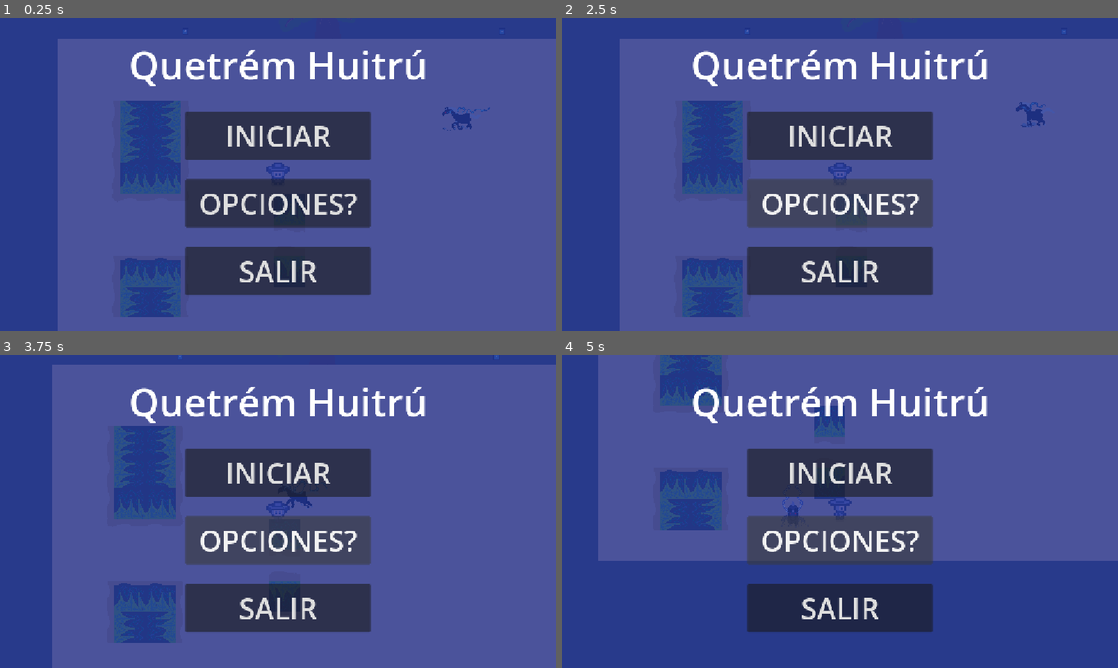
Above: before the commit, frames 1-4 (two rows, left to right).
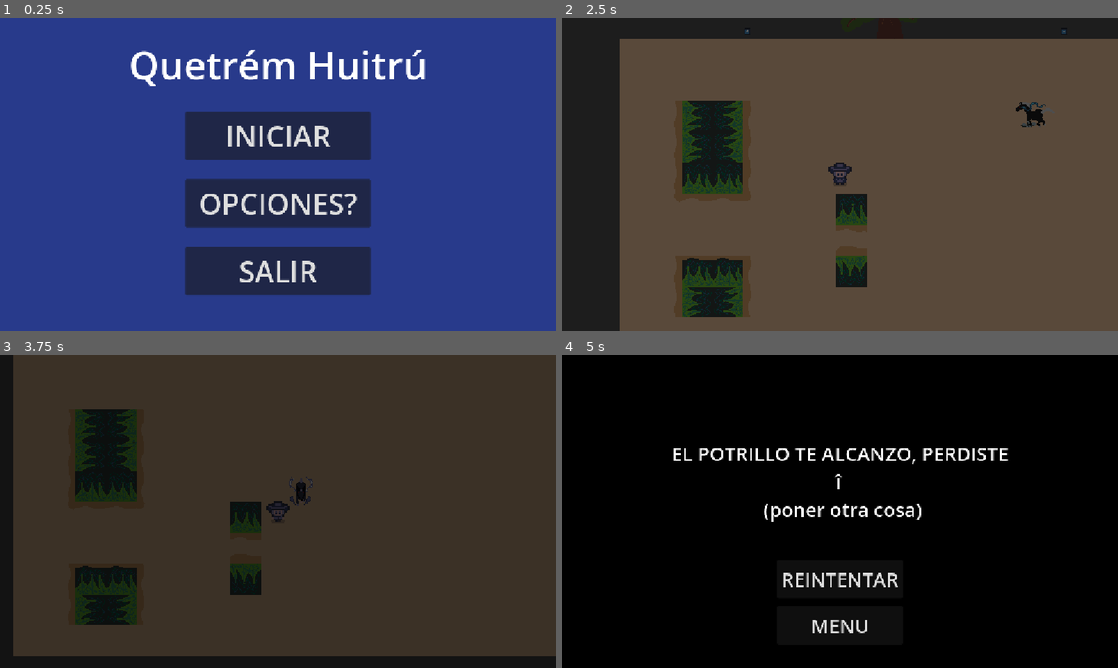
Above: after the commit, the same moments.

Repository: LeonAlbornoz/Quetrem-Huitru
Game: Godot game, scene res://Escenas/UI.tscn
The game is run twice, just before and just after one commit, with the same random seed, the same clock (stepped at 60 frames per second) and the same inputs. Before the commit the project starts from res://Escenas/Main.tscn. The engine's default icon, where the game draws it, is replaced by a stand-in: a white triangle on a blue panel in a dark square.
Inputs:
- Up to frame 1 (0.25 s): no input
- Up to frame 2 (2.5 s): click "OPCIONES?" at 0.5 s; click "INICIAR" at 1.25 s; click "INICIAR" at 2 s
- Up to frame 3 (3.75 s): hold D (Move_Right) 2.78-3.53 s; hold S (Move_Down) from 3.53 s (still down)
- Up to frame 4 (5 s): release S (Move_Down) at 4.28 s; hold D (Move_Right) from 4.28 s (still down)

The runs differ from the first frame. In frame 1, 61% of the frame differs, in the area x 10-100%, y 3-100%; in frame 2, 100%, in the area x 0-100%, y 0-100%; in frame 3, 100%; in frame 4, 100%.

Commit message:
Add Conection: Game <-> UI
Ahora la UI y el juego estan conectados, si te atrapa el potrillo aparece la UI y te ofrece reintentar, y asi con todo

Diff:
--- a/Escenas/Main.gd
+++ b/Escenas/Main.gd
@@ -1,10 +1,28 @@
 extends Node2D
 
-@onready var UI = get_tree().get_first_node_in_group("UI")
+### Por Hacer ###
+#Puede que Pausa(ya agregue una entrada(Esc y la P)
+#Terminar de Acomodar el Mapa
+
+@onready var UI = $UI
+@onready var Player = $Player
+@onready var anim: AnimationPlayer = $Animacion
+
+func _ready() -> void:
+	$Fade.visible = true
+	$Fade.position = Player.get_node("Camera2D").position - Vector2(120, 50)
+	anim.play("Inicio")
+	Player.InputOFF = true
+	UI.get_node("Main").visible = false
+	await get_tree().create_timer(0.8).timeout
+	Player.InputOFF = false
 
 func _on_area_2d_body_entered(player: Node2D) -> void:
 	if player.Piezas >= 2:
-		UI.get_node("Ganaste").visible = true
+		UI.get_node("Fade").visible = true
+		UI.anim.play("Ganaste")
+		await get_tree().create_timer(0.4).timeout
+		player.queue_free()
 
 func _on_pieza_1_body_entered(player: Node2D) -> void:
 	player.Piezas += 1
--- a/Escenas/Main.tscn
+++ b/Escenas/Main.tscn
@@ -21,6 +21,44 @@
 agent_radius = 45.0
 
 [sub_resource type="RectangleShape2D" id="RectangleShape2D_0xppu"]
+
+[sub_resource type="Animation" id="Animation_r8q0l"]
+resource_name = "Inicio"
+length = 0.4
+step = 0.1
+tracks/0/type = "value"
+tracks/0/imported = false
+tracks/0/enabled = true
+tracks/0/path = NodePath("Fade:color")
+tracks/0/interp = 1
+tracks/0/loop_wrap = true
+tracks/0/keys = {
+"times": PackedFloat32Array(0, 0.4),
+"transitions": PackedFloat32Array(1, 1),
+"update": 0,
+"values": [Color(0, 0, 0, 1), Color(0, 0, 0, 0)]
+}
+
+[sub_resource type="Animation" id="Animation_bgy44"]
+length = 0.001
+tracks/0/type = "value"
+tracks/0/imported = false
+tracks/0/enabled = true
+tracks/0/path = NodePath("Fade:color")
+tracks/0/interp = 1
+tracks/0/loop_wrap = true
+tracks/0/keys = {
+"times": PackedFloat32Array(0),
+"transitions": PackedFloat32Array(1),
+"update": 0,
+"values": [Color(0, 0, 0, 1)]
+}
+
+[sub_resource type="AnimationLibrary" id="AnimationLibrary_r8q0l"]
+_data = {
+&"Inicio": SubResource("Animation_r8q0l"),
+&"RESET": SubResource("Animation_bgy44")
+}
 
 [node name="Main" type="Node2D" unique_id=1537072932]
 script = ExtResource("1_fdcud")
@@ -62,7 +100,6 @@
 
 [node name="Player" parent="." unique_id=1781514266 instance=ExtResource("2_sem21")]
 position = Vector2(456, 280)
-speed = 300
 
 [node name="Pieza1" type="Area2D" parent="." unique_id=1614259994]
 position = Vector2(264, -16)
@@ -93,6 +130,24 @@
 [node name="Potrillo" parent="." unique_id=909764345 instance=ExtResource("3_j5xpj")]
 position = Vector2(904, 144)
 
+[node name="Animacion" type="AnimationPlayer" parent="." unique_id=512130677]
+libraries/ = SubResource("AnimationLibrary_r8q0l")
+
+[node name="Fade" type="ColorRect" parent="." unique_id=1613689726]
+visible = false
+anchors_preset = 8
+anchor_left = 0.5
+anchor_top = 0.5
+anchor_right = 0.5
+anchor_bottom = 0.5
+offset_left = -576.0
+offset_top = -328.0
+offset_right = 576.0
+offset_bottom = 328.0
+grow_horizontal = 2
+grow_vertical = 2
+color = Color(0, 0, 0, 1)
+
 [connection signal="body_entered" from="Caldén/Area2D" to="." method="_on_area_2d_body_entered"]
 [connection signal="body_entered" from="Pieza1" to="." method="_on_pieza_1_body_entered"]
 [connection signal="body_entered" from="Pieza2" to="." method="_on_pieza_2_body_entered"]
--- a/Escenas/Player.gd
+++ b/Escenas/Player.gd
@@ -3,12 +3,19 @@
 @export var speed = 300
 
 @onready var anim: AnimatedSprite2D = $Anim
+@onready var UI = get_tree().get_first_node_in_group("UI")
+@onready var Potrillo = get_tree().get_first_node_in_group("Potrillo")
+
+@export var Piezas = 0
+
+var InputOFF = false
 
 var last_direction: String = "Down"
 
-@export var Piezas = 0
+func _physics_process(_delta: float) -> void:
+	if InputOFF:
+		return
 
-func _physics_process(_delta: float) -> void:
 	var direction: Vector2 = Input.get_vector("Move_Left", "Move_Right", "Move_Up", "Move_Down")
 
 	if direction != Vector2.ZERO:
@@ -25,3 +32,10 @@
 		anim.play("Idle_" + last_direction)
 
 	move_and_slide()
+
+func _on_muerte_body_entered(_body: Node2D) -> void:
+	UI.anim.play("Perdiste")
+	UI.get_node("Fade").visible = true
+	await get_tree().create_timer(0.4).timeout
+	Potrillo.queue_free()
+	queue_free()
--- a/Escenas/Player.tscn
+++ b/Escenas/Player.tscn
@@ -188,6 +188,9 @@
 
 [sub_resource type="RectangleShape2D" id="RectangleShape2D_vdbgw"]
 size = Vector2(32, 32)
+
+[sub_resource type="CircleShape2D" id="CircleShape2D_vdbgw"]
+radius = 24.0
 
 [node name="Player" type="CharacterBody2D" unique_id=1781514266 groups=["Player"]]
 collision_layer = 2
@@ -197,10 +200,21 @@
 [node name="Anim" type="AnimatedSprite2D" parent="." unique_id=33832969]
 scale = Vector2(3, 3)
 sprite_frames = SubResource("SpriteFrames_vdbgw")
-animation = &"Idle_Up"
+animation = &"Idle_Down"
+autoplay = "Idle_Down"
 
 [node name="Collision" type="CollisionShape2D" parent="." unique_id=1843040260]
 shape = SubResource("RectangleShape2D_vdbgw")
 debug_color = Color(0.9717571, 0, 0.4490255, 0.41960785)
 
 [node name="Camera2D" type="Camera2D" parent="." unique_id=1609742488]
+
+[node name="Muerte" type="Area2D" parent="." unique_id=1360736055]
+collision_layer = 2
+collision_mask = 4
+
+[node name="CollisionShape2D" type="CollisionShape2D" parent="Muerte" unique_id=941220976]
+position = Vector2(0, 8)
+shape = SubResource("CircleShape2D_vdbgw")
+
+[connection signal="body_entered" from="Muerte" to="." method="_on_muerte_body_entered"]
--- a/Escenas/Potrillo.tscn
+++ b/Escenas/Potrillo.tscn
@@ -113,7 +113,9 @@
 [sub_resource type="RectangleShape2D" id="RectangleShape2D_0xppu"]
 size = Vector2(64, 64)
 
-[node name="Potrillo" type="CharacterBody2D" unique_id=909764345]
+[node name="Potrillo" type="CharacterBody2D" unique_id=909764345 groups=["Potrillo"]]
+collision_layer = 4
+collision_mask = 3
 script = ExtResource("1_8ial7")
 
 [node name="Anim" type="AnimatedSprite2D" parent="." unique_id=1276825526]
--- a/Escenas/UI.gd
+++ b/Escenas/UI.gd
@@ -3,13 +3,15 @@
 @onready var anim: AnimationPlayer = $Fade/AnimationPlayer
 
 func _ready() -> void:
+	$Opciones.visible = false
 	$Reintentar.visible = false
 	$Victoria.visible = false
 	$Fade.visible = false
 
 func _on_iniciar_pressed() -> void:
-	$Fade.visible = true
-	anim.play("Iniciar")
+	if not $Fade.visible:
+		anim.play("Iniciar")
+		$Fade.visible = true
 	await get_tree().create_timer(1).timeout
 	get_tree().change_scene_to_file("res://Escenas/Main.tscn")
 
@@ -18,3 +20,6 @@
 
 func _on_menu_pressed() -> void:
 	get_tree().change_scene_to_file("res://Escenas/UI.tscn")
+
+func _on_opciones_pressed() -> void:
+	$Opciones.visible = true
--- a/Escenas/UI.tscn
+++ b/Escenas/UI.tscn
@@ -297,7 +297,19 @@
 theme_override_font_sizes/font_size = 50
 text = "MENU"
 
+[node name="Opciones" type="Label" parent="." unique_id=1763181227]
+visible = false
+offset_left = 832.0
+offset_top = 328.0
+offset_right = 1395.0
+offset_bottom = 504.0
+theme_override_font_sizes/font_size = 30
+text = "aguanta,
+no tenemos ni
+sonido todavia"
+
 [connection signal="pressed" from="Main/Botones/Iniciar" to="." method="_on_iniciar_pressed"]
+[connection signal="pressed" from="Main/Botones/Opciones?" to="." method="_on_opciones_pressed"]
 [connection signal="pressed" from="Main/Botones/Salir" to="." method="_on_salir_pressed"]
 [connection signal="pressed" from="Reintentar/Reintentar" to="." method="_on_iniciar_pressed"]
 [connection signal="pressed" from="Reintentar/Menu" to="." method="_on_menu_pressed"]
--- a/project.godot
+++ b/project.godot
@@ -11,7 +11,7 @@
 [application]
 
 config/name="Quetrém Huitrú"
-run/main_scene="uid://ve6amwlkwk0u"
+run/main_scene="uid://18yhnywbge6c"
 config/features=PackedStringArray("4.7", "Forward Plus")
 config/icon="res://icon.svg"
 
@@ -57,6 +57,12 @@
 , Object(InputEventKey,"resource_local_to_scene":false,"resource_name":"","device":-1,"window_id":0,"alt_pressed":false …(183 unchanged characters)…
 ]
 }
+Escape={
+"deadzone": 0.2,
+"events": [Object(InputEventKey,"resource_local_to_scene":false,"resource_name":"","device":-1,"window_id":0,"alt_pressed":false,"shift_pressed":false,"ctrl_pressed":false,"meta_pressed":false,"pressed":false,"keycode":0,"physical_keycode":4194305,"key_label":0,"unicode":0,"location":0,"echo":false,"script":null)
+, Object(InputEventKey,"resource_local_to_scene":false,"resource_name":"","device":-1,"window_id":0,"alt_pressed":false,"shift_pressed":false,"ctrl_pressed":false,"meta_pressed":false,"pressed":false,"keycode":0,"physical_keycode":80,"key_label":0,"unicode":112,"location":0,"echo":false,"script":null)
+]
+}
 
 [layer_names]
 
